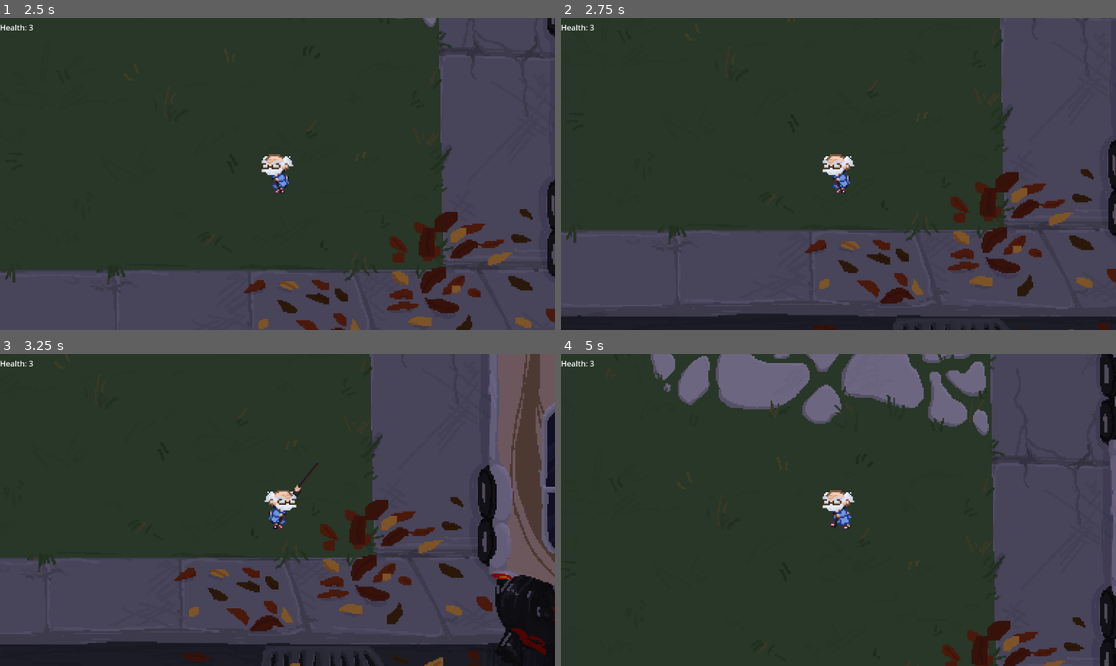
Above: before the commit, frames 1-4 (two rows, left to right).
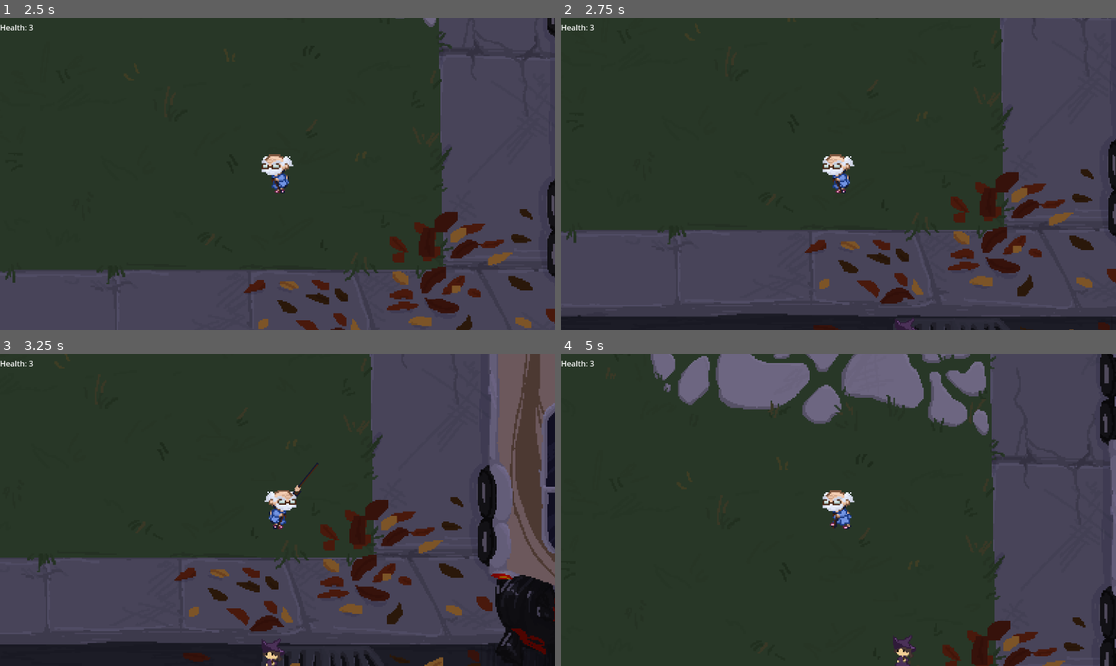
Above: after the commit, the same moments.

Repository: kschulz20/scream-jam-2024
Game: Godot game, scene res://src/UI/main_menu.tscn
Same seed, same stepped clock (60 frames per second), same inputs: the game is played once before the commit and once after it. The engine's default icon, where the game draws it, is replaced by a stand-in: a white triangle on a blue panel in a dark square. Sound files missing from this copy of the repository are replaced by a short silence.
Inputs (mouse positions are in pixels of both pictures, inside the frame that each line leads up to):
- Up to frame 1 (2.5 s): click "PLAY" at 0.5 s; tap Enter (restart) at 1.25 s; move the mouse to (399, 158) at 1.27 s; hold D (move_right) 1.28-2.03 s; click (399, 158) at 1.35 s; move the mouse to (166, 189) at 2.02 s; hold S (move_down) from 2.03 s (still down); right-click (166, 189) at 2.1 s
- Up to frame 2 (2.75 s): keep holding S (move_down)
- Up to frame 3 (3.25 s): move the mouse to (333, 441) at 2.77 s; release S (move_down) at 2.78 s; hold D (move_right) from 2.78 s (still down); click (333, 441) at 2.85 s
- Up to frame 4 (5 s): move the mouse to (810, 572) at 3.52 s; release D (move_right) at 3.53 s; hold W (move_up) 3.53-4.28 s; right-click (810, 572) at 3.6 s; click (810, 572) at 3.67 s; move the mouse to (1005, 556) at 4.27 s; hold A (move_left) from 4.28 s (still down); click (1005, 556) at 4.35 s

Frame 1 is identical in both runs. In frame 2, less than 0.1% of the frame differs, in the area x 60-65%, y 96-100%; in frame 3, 0.1%; in frame 4, 0.2%, in the area x 59-64%, y 89-100%.

Commit message:
added more enemy spawn points

Diff:
--- a/src/main.tscn
+++ b/src/main.tscn
@@ -68,6 +68,18 @@
 
 [node name="EnemySpawn2" type="Marker2D" parent="SpawnManager"]
 position = Vector2(864, -465)
+
+[node name="EnemySpawn3" type="Marker2D" parent="SpawnManager"]
+position = Vector2(-917, 578)
+
+[node name="EnemySpawn4" type="Marker2D" parent="SpawnManager"]
+position = Vector2(896, 596)
+
+[node name="EnemySpawn5" type="Marker2D" parent="SpawnManager"]
+position = Vector2(491, 624)
+
+[node name="EnemySpawn6" type="Marker2D" parent="SpawnManager"]
+position = Vector2(-357, 633)
 
 [node name="EnemySpawnTimer" type="Timer" parent="SpawnManager"]
 wait_time = 10.0
--- a/src/spawn_manager.gd
+++ b/src/spawn_manager.gd
@@ -8,7 +8,7 @@
 # Called when the node enters the scene tree for the first time.
 func _ready() -> void:
 	$EnemySpawnTimer.start()
-	enemy_spawn_list = [$EnemySpawn1, $EnemySpawn2]
+	enemy_spawn_list = [$EnemySpawn1, $EnemySpawn2, $EnemySpawn3, $EnemySpawn4, $EnemySpawn5, $EnemySpawn6]
 	# Ensure enemies spawn at game start
 	_on_enemy_spawn_timer_timeout()
 
